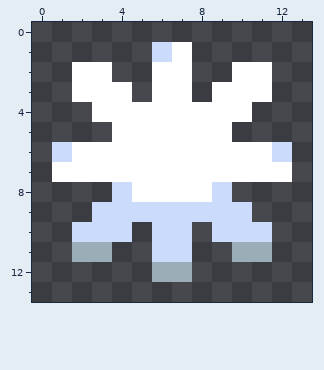
Pixel-art sprite -- Sprites/Particles/StarBig.png. This is how it looked before the edit.
The file is 16x16 pixels. The old version is drawn lined up with the new one, on the new canvas.
After the commit:
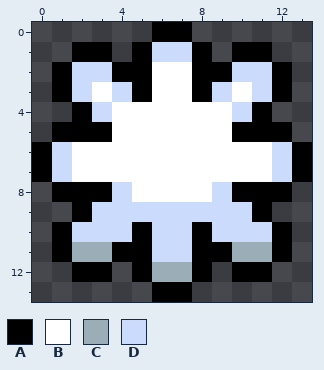
Palette (. is transparent): A #000000  B #ffffff  C #9badb7  D #cbdbfc
From old to new:
canvas 16x16 -> 14x14, the old top-left corner now at -1,-1 (the part of the old canvas that was cut away was empty and is not shown)
@@ x 0..13 @@
- 0 ..............
- 1 ......DB......
- 2 ..BB..BB..BB..
- 3 ..BBB.BB.BBB..
- 4 ...BBBBBBBB...
- 5 ....BBBBBB....
- 6 .DBBBBBBBBBBD.
- 7 .BBBBBBBBBBBB.
- 8 ....DBBBBD....
- 9 ...DDDDDDDD...
-10 ..DDD.DD.DDD..
-11 ..CC..DD..CC..
-12 ......CC......
-13 ..............
+ 0 ......AA......
+ 1 ..AA.ADDA.AA..
+ 2 .ADDAABBAADDA.
+ 3 .ADBDABBADBDA.
+ 4 ..ADBBBBBBDA..
+ 5 .AAABBBBBBAAA.
+ 6 ADBBBBBBBBBBDA
+ 7 ADBBBBBBBBBBDA
+ 8 .AAADBBBBDAAA.
+ 9 ..ADDDDDDDDA..
+10 .ADDDADDADDDA.
+11 .ACCAADDAACCA.
+12 ..AA.ACCA.AA..
+13 ......AA......
Changed places in both pictures, as pixel boxes (x1, y1, x2, y2):
changed: (32, 22, 312, 302)
